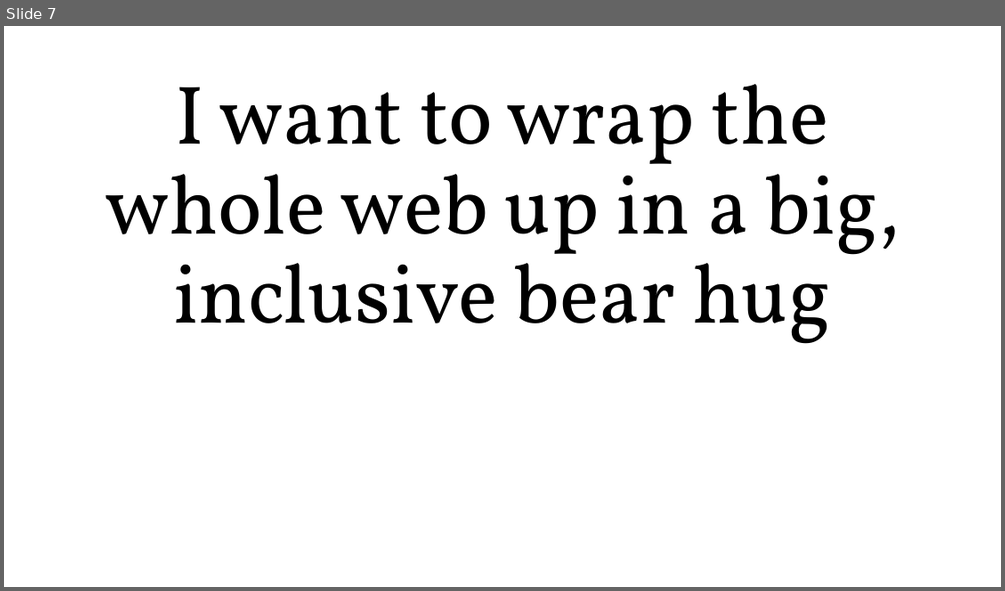
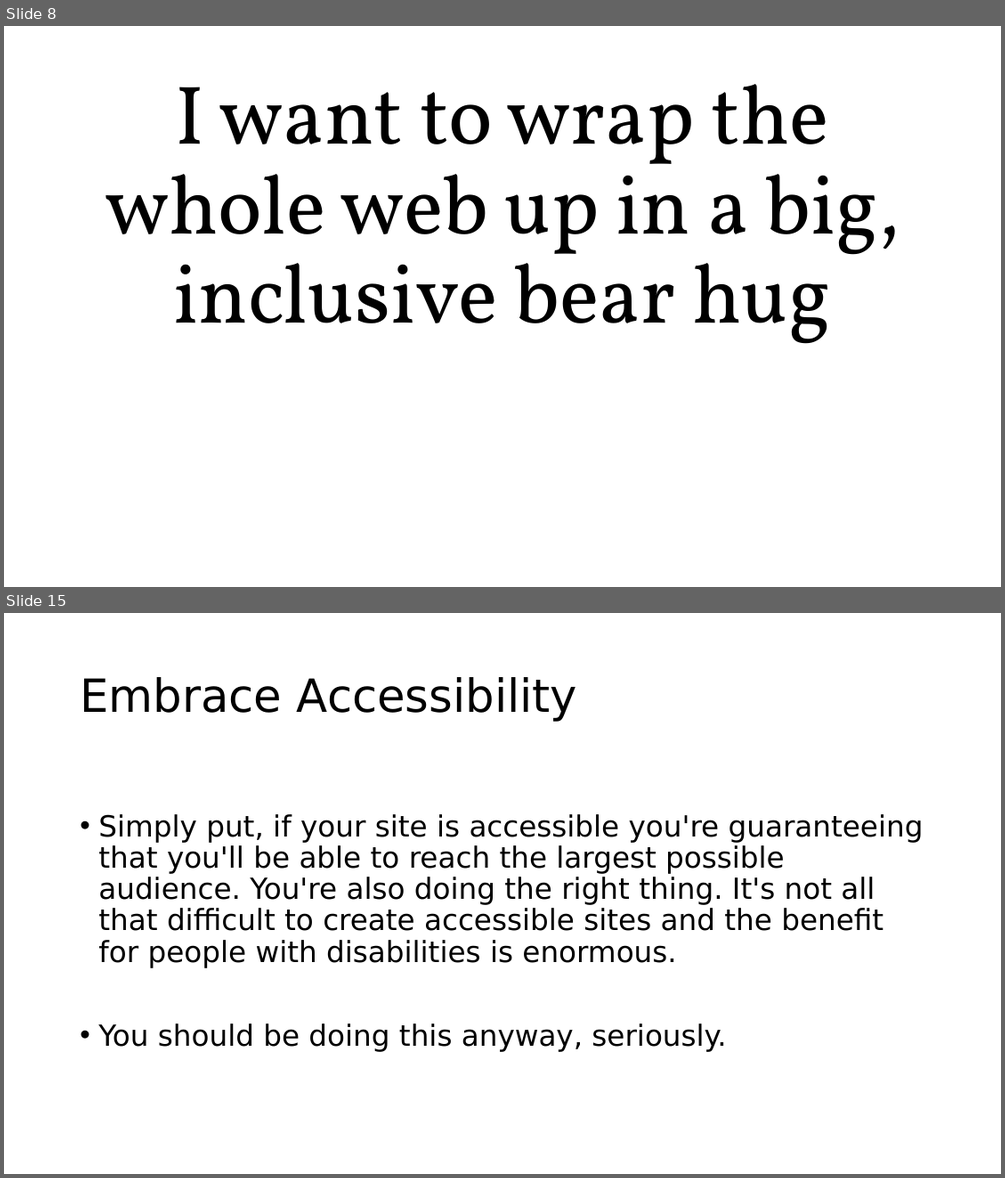
Before and after one commit to roblarsen/rob-larsen-presentations, a slide deck: wild-world-web.pptx. Shown one above the other, each under a label of ours: slide 7 before the commit, slides 8 and 15 after it; the slides between them are not shown. The pictures are 1005x591 and 1005x1178 pixels, drawn with LibreOffice and Linux fonts; fonts in the diff are those of the drawing; background and template pictures are left out. Boxes give left, top, right and bottom in pixels: in the first picture for what was removed or moved away, otherwise in the second. Text is boxed around its words. In the diff, an @@ line names an element or a change of style, - is before the commit and + after.

```diff
--- a/wild-world-web.pptx
+++ b/wild-world-web.pptx
@@ slide 15 added at (4,613,1001,1174), background picture (left out) @@
@@ title added at (80,677,577,721), 44 pt, text #000000 @@
+Embrace Accessibility
@@ text added at (98,814,923,1052), 28 pt, text #000000 @@
+• Simply put, if your site is accessible you're guaranteeing that you'll be able to reach the largest possible audience. You're also doing the right thing. It's not all that difficult to create accessible sites and the benefit for people with disabilities is enormous.
+• You should be doing this anyway, seriously.
@@ what was slide 7 is now slide 8 @@
```
Also in this commit, not shown: 21 other slides added.
